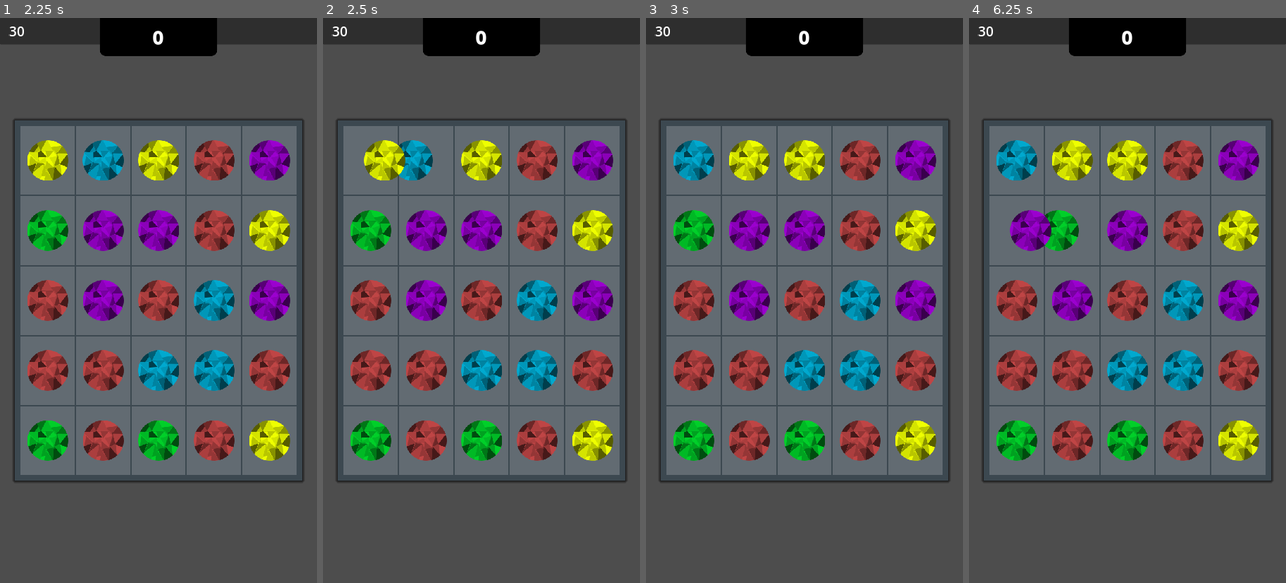
Above: before the commit, frames 1-4 (left to right).
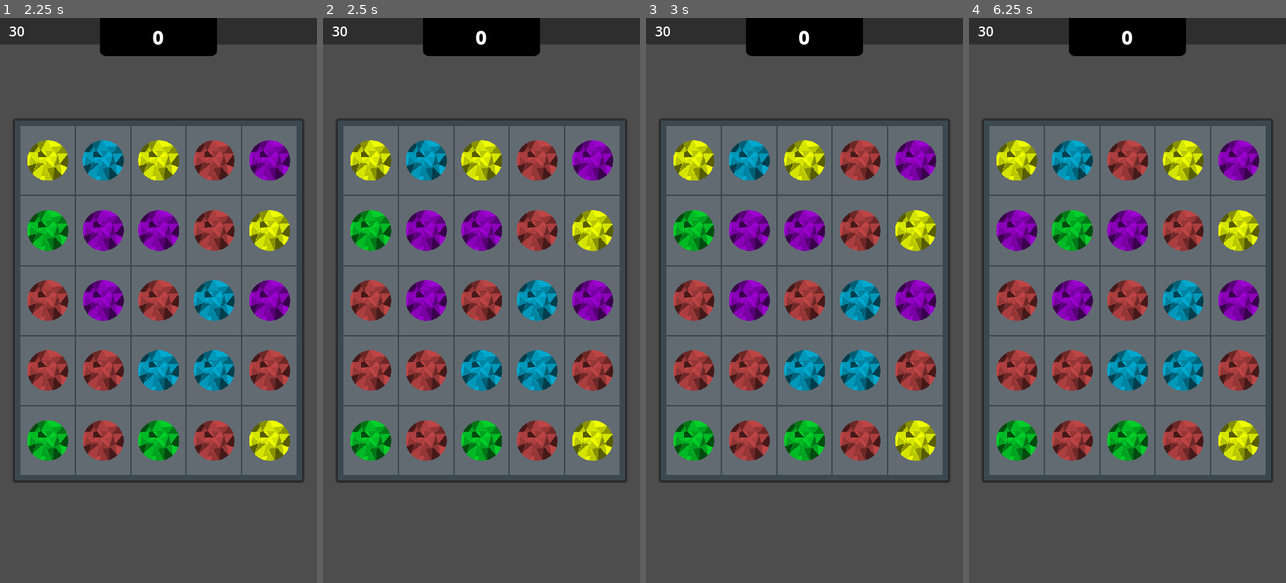
Above: after the commit, the same moments.

Repository: kuma-gee/holo-crush
Game: Godot game, scene res://src/start.tscn
Same seed, same stepped clock (60 frames per second), same inputs: the game is played once before the commit and once after it. The engine's default icon, where the game draws it, is replaced by a stand-in: a white triangle on a blue panel in a dark square.
Inputs (mouse positions are in pixels of both pictures, inside the frame that each line leads up to):
- Up to frame 1 (2.25 s): click "Play" at 0.5 s; tap Enter at 1.25 s; drag from (47, 159) to (190, 176) at 1.27 s; drag from (101, 159) to (142, 413) at 2.02 s
- Up to frame 2 (2.5 s): no input
- Up to frame 3 (3 s): move the mouse to (804, 159) at 2.77 s; tap Alt at 2.85 s; click (804, 159) at 2.92 s
- Up to frame 4 (6.25 s): tap Space at 3.5 s; drag from (1184, 159) to (1032, 215) at 3.52 s; drag from (1238, 159) to (1143, 300) at 4.27 s; drag from (1016, 232) to (1079, 159) at 5.02 s; move the mouse to (1070, 232) at 5.77 s; tap Alt at 5.85 s; click (1070, 232) at 5.92 s

Frame 1 is identical in both runs. In frame 2, 1.7% of the frame differs, in the area x 8-40%, y 21-29%; in frame 3, 1.5%; in frame 4, 4.6%, in the area x 8-74%, y 21-42%.

Commit message:
improve timing

Diff:
--- a/godot/src/game.tscn
+++ b/godot/src/game.tscn
@@ -37,6 +37,7 @@
 script = ExtResource("4_egjxx")
 width = 5
 height = 5
+debug = true
 
 [node name="Top" type="PanelContainer" parent="."]
 layout_mode = 1
--- a/godot/src/grid/grid_ui.gd
+++ b/godot/src/grid/grid_ui.gd
@@ -307,5 +307,5 @@
 		slot.matched()
 		scored.emit(default_score_value * combo)
 
-	logger.debug("Waiting for %s" % [match_called.keys()])
-	await match_finished
+	#logger.debug("Waiting for %s" % [match_called.keys()])
+	#await match_finished
--- a/godot/src/grid/slot.gd
+++ b/godot/src/grid/slot.gd
@@ -60,8 +60,6 @@
 	if piece == null:
 		return
 
-	piece.move(slot.get_pos() + Vector2.UP)
-	await piece.move_done
 	matched()
 
 func change_special(type: Specials.Type, special_piece):
@@ -69,7 +67,6 @@
 		return
 
 	piece.matched()
-	piece.move(get_pos() + Vector2.UP)
 	piece = special_piece
 	piece.change_to(type)
 	capture()
@@ -102,8 +99,6 @@
 		var temp = piece
 		piece.matched()
 		piece = null
-
-		await temp.match_done
 		match_done.emit()
 
 func replace(p):
--- a/godot/src/piece/basic.gd
+++ b/godot/src/piece/basic.gd
@@ -15,8 +15,6 @@
 	back_color.material = mat
 	back_color.hide()
 
-	shard_emitter.deleted.connect(func(): match_done.emit())
-
 func _create_gradient():
 	var gradient = Gradient.new()
 	gradient.set_color(0, sprite.modulate)
@@ -31,6 +29,10 @@
 
 	var tw = create_tween()
 	tw.tween_property(self, "modulate", Color.TRANSPARENT, 0.5)
+	tw.finished.connect(func():
+		match_done.emit()
+		queue_free()
+	)
 
 func _to_special(special: Specials.Type):
 	var texture = normal_texture
--- a/godot/src/piece/helper/shard_emitter.gd
+++ b/godot/src/piece/helper/shard_emitter.gd
@@ -9,7 +9,6 @@
 @export var threshhold = 10.0 #prevents slim triangles being created at the sprite edges
 @export var min_impulse = 50.0 #impuls of the shards upon breaking
 @export var max_impulse = 200.0
-@export var lifetime = 5.0 #lifetime of the shards
 @export var display_triangles = false #debugging: display sprite triangulation
 
 var triangles = []
@@ -90,7 +89,6 @@
 		s.apply_central_impulse(direction * impulse)
 		s.get_node("CollisionPolygon2D").disabled = false
 		s.show()
-	$DeleteTimer.start(lifetime)
 
 func _draw() -> void:
 	if display_triangles:
@@ -98,8 +96,3 @@
 			draw_line(i[0], i[1], Color.WHITE, 1)
 			draw_line(i[1], i[2], Color.WHITE, 1)
 			draw_line(i[2], i[0], Color.WHITE, 1)
-
-
-func _on_delete_timer_timeout():
-	deleted.emit()
-	get_parent().queue_free()
--- a/godot/src/piece/helper/shard_emitter.tscn
+++ b/godot/src/piece/helper/shard_emitter.tscn
@@ -6,10 +6,4 @@
 [node name="ShardEmitter" type="Node2D"]
 script = ExtResource("1_qy3t5")
 SHARD = ExtResource("2_pef81")
-lifetime = 0.5
 display_triangles = true
-
-[node name="DeleteTimer" type="Timer" parent="."]
-one_shot = true
-
-[connection signal="timeout" from="DeleteTimer" to="." method="_on_delete_timer_timeout"]
--- a/godot/src/piece/piece.gd
+++ b/godot/src/piece/piece.gd
@@ -57,10 +57,8 @@
 
 func change_to(s: Specials.Type):
 	special = s
-	var tw = create_tween()
-	tw.tween_property(self, "rotation", TAU, 0.5).set_trans(Tween.TRANS_BACK).set_ease(Tween.EASE_IN_OUT)
-	tw.finished.connect(func(): change_done.emit())
 	_to_special(special)
+	change_done.emit()
 
 func _to_special(_special: Specials.Type):
 	pass
